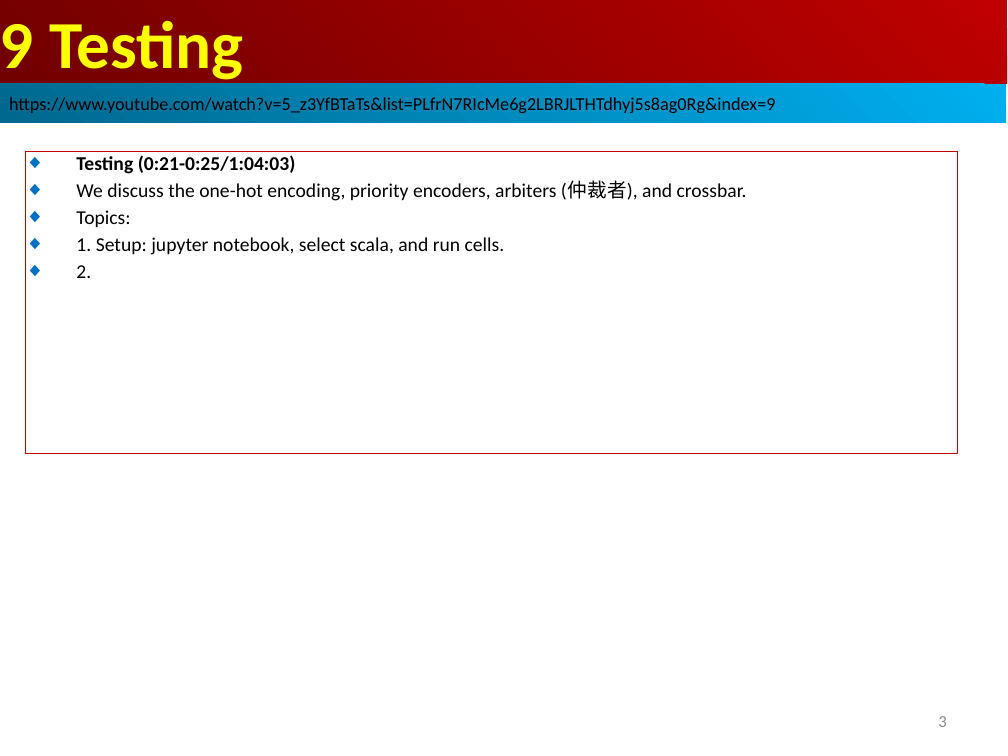
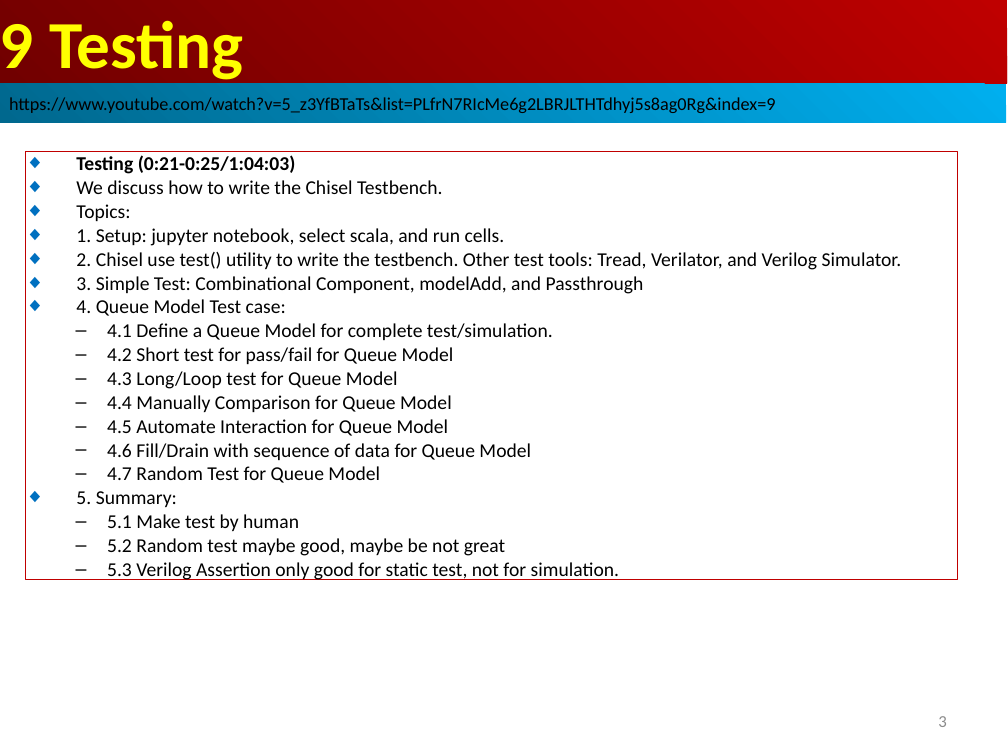
Before and after one commit to peterhchen/AIU_CS800_Chisel, a slide deck: slide 3 of 500_UCSC_HWD/009_Test/000_Video/009.Test.ppt. Drawn at 1008x756 pixels with LibreOffice and Linux fonts; fonts in the diff are those of the drawing. Boxes give left, top, right and bottom in pixels: in the first picture for what was removed or moved away, otherwise in the second. Text is boxed around its words. In the diff, an @@ line names an element or a change of style, - is before the commit and + after.

```diff
--- a/500_UCSC_HWD/009_Test/000_Video/009.Test.ppt
+++ b/500_UCSC_HWD/009_Test/000_Video/009.Test.ppt
@@ rectangle removed at (25,151,958,454) @@
-◆ Testing (0:21-0:25/1:04:03)
-◆ We discuss the one-hot encoding, priority encoders, arbiters (仲裁者), and crossbar.
-◆ Topics:
-◆ 1. Setup: jupyter notebook, select scala, and run cells.
-◆ 2.
@@ rectangle added at (25,151,958,580), outline #C00000 0.74 pt, 14 pt, text #000000 @@
+◆ Testing (0:21-0:25/1:04:03)
+◆ We discuss how to write the Chisel Testbench.
+◆ Topics:
+◆ 1. Setup: jupyter notebook, select scala, and run cells.
+◆ 2. Chisel use test() utility to write the testbench. Other test tools: Tread, Verilator, and Verilog Simulator.
+◆ 3. Simple Test: Combinational Component, modelAdd, and Passthrough
+◆ 4. Queue Model Test case:
+  – 4.1 Define a Queue Model for complete test/simulation.
+  – 4.2 Short test for pass/fail for Queue Model
+  – 4.3 Long/Loop test for Queue Model
+  – 4.4 Manually Comparison for Queue Model
+  – 4.5 Automate Interaction for Queue Model
+  – 4.6 Fill/Drain with sequence of data for Queue Model
+  – 4.7 Random Test for Queue Model
+◆ 5. Summary:
+  – 5.1 Make test by human
+  – 5.2 Random test maybe good, maybe be not great
+  – 5.3 Verilog Assertion only good for static test, not for simulation.
```
Also in this commit, not shown: 3 other slides changed, 16 slides added.
